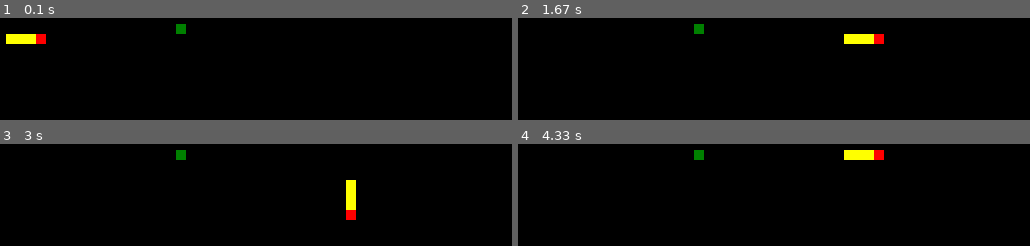
Above: before the commit, frames 1-4 (two rows, left to right).
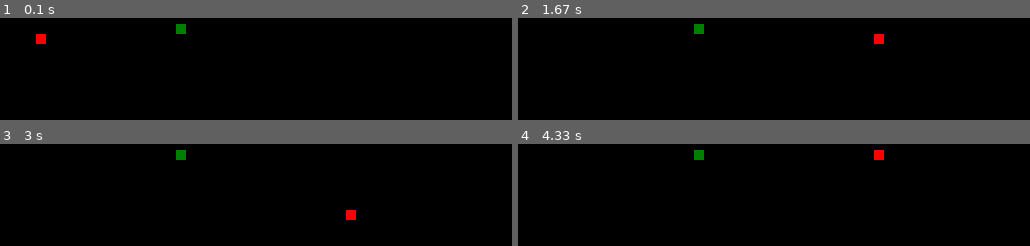
Above: after the commit, the same moments.

Repository: Kristian-Roopnarine/Snake-PyGame
Game: pygame game, started from Snake.py
The game is run twice, just before and just after one commit, with the same random seed, the same clock (stepped at 60 frames per second) and the same inputs.
Inputs:
- Up to frame 1 (0.1 s): no input
- Up to frame 2 (1.67 s): tap Enter at 0.33 s
- Up to frame 3 (3 s): hold Left 2.17-2.7 s; hold Down from 2.73 s (still down)
- Up to frame 4 (4.33 s): release Down at 3.03 s; hold Left 3.07-3.47 s; hold Up 3.5-3.87 s; hold Right from 3.9 s (still down)

The runs differ from the first frame. In frame 1, 0.6% of the frame differs, in the area x 1-8%, y 15-26%; in frame 2, 0.6%; in frame 3, 0.6%; in frame 4, 0.6%.

Commit message:
Added checks to see if the game is over. Whether the snake ate himself or it hits the edge of the window.

Diff:
--- a/App.py
+++ b/App.py
@@ -66,14 +66,23 @@
 
             # if snake eats apple
             if self.player.snakeHeadPos() == self.apple.pos():
+
                 # add snake body
-
+                self.player.add_body()
                 # generate new apple
                 self.apple.newApple()
 
             # if snake hits itself
-            #if snake hits itself:
-                #self.endApp()
+            if self.player.snakeHeadPos() in self.player.snakeBodyPos():
+                print('You ran into yourself! Game Over.')
+                self.endApp()
+
+
+            #if snake hits edge of window
+            if self.player.snakeHeadY() == 0 or self.player.snakeHeadY() > 590 or self.player.snakeHeadX() == 0 or self.player.snakeHeadX() == 600:
+                print('You hit the edge of the window! Game over.')
+                self.endApp()
+
 
             self.player.move()
             self.updateGame()
--- a/Player.py
+++ b/Player.py
@@ -1,12 +1,12 @@
 class Player:
 
     def __init__(self):
-        self.x = [50,40,30,20] # position 0 is head
-        self.y = [50,50,50,50] # position 0 is head
+        self.x = [50] # position 0 is head
+        self.y = [50] # position 0 is head
         self.head_color =(255,0,0)
         self.body_color = (255,255,0)
         self.speed = 10
-        self.length = 3 # number of body parts
+        self.length = 0 # number of body parts
         self.direction = 0
         self.updateCount = 0
         self.updateCountMax = 2
@@ -17,9 +17,10 @@
         self.updateCount += 1
 
         if self.updateCount > self.updateCountMax:
-            for i in range(self.length,0,-1):
-                self.x[i] = self.x[i-1]
-                self.y[i] = self.y[i-1]
+            if self.length >= 1:
+                for i in range(self.length,0,-1):
+                    self.x[i] = self.x[i-1]
+                    self.y[i] = self.y[i-1]
 
 
             #update position of head
@@ -61,7 +62,17 @@
             self.y.append(self.y[-1] - self.speed)
             self.x.append(self.x[-1])
 
+        self.length += 1
 
 
     def snakeHeadPos(self):
         return self.x[0],self.y[0]
+
+    def snakeHeadX(self):
+        return self.x[0]
+
+    def snakeHeadY(self):
+        return self.y[0]
+
+    def snakeBodyPos(self):
+        return zip(self.x[1:],self.y[1:])
